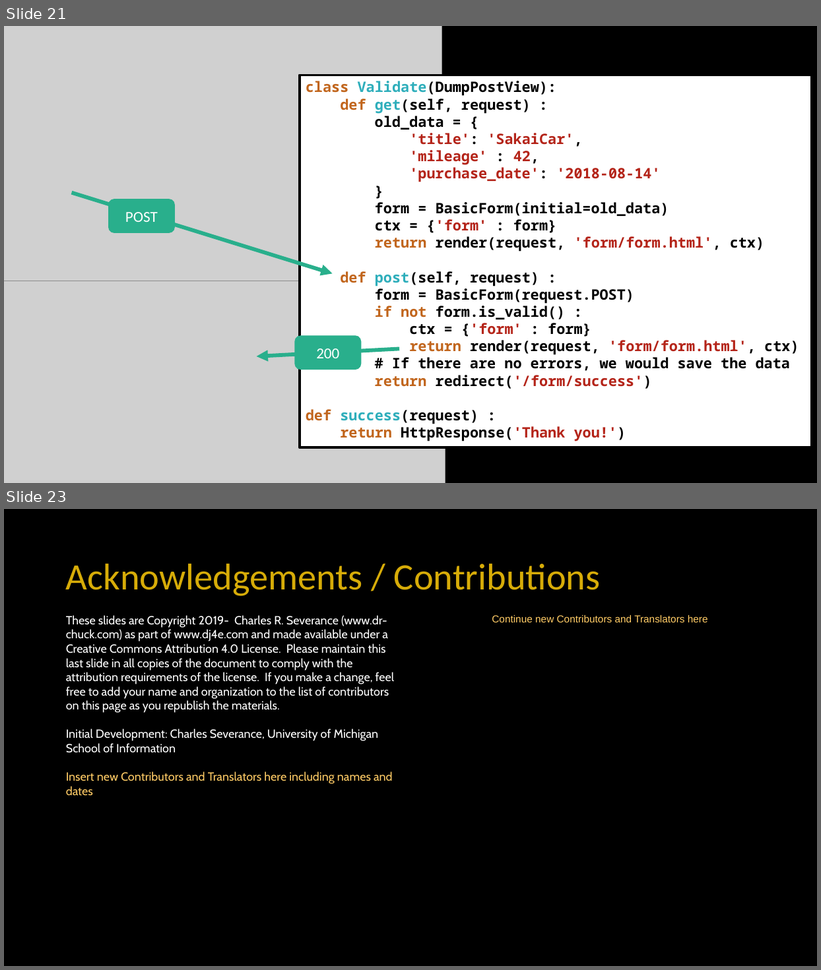
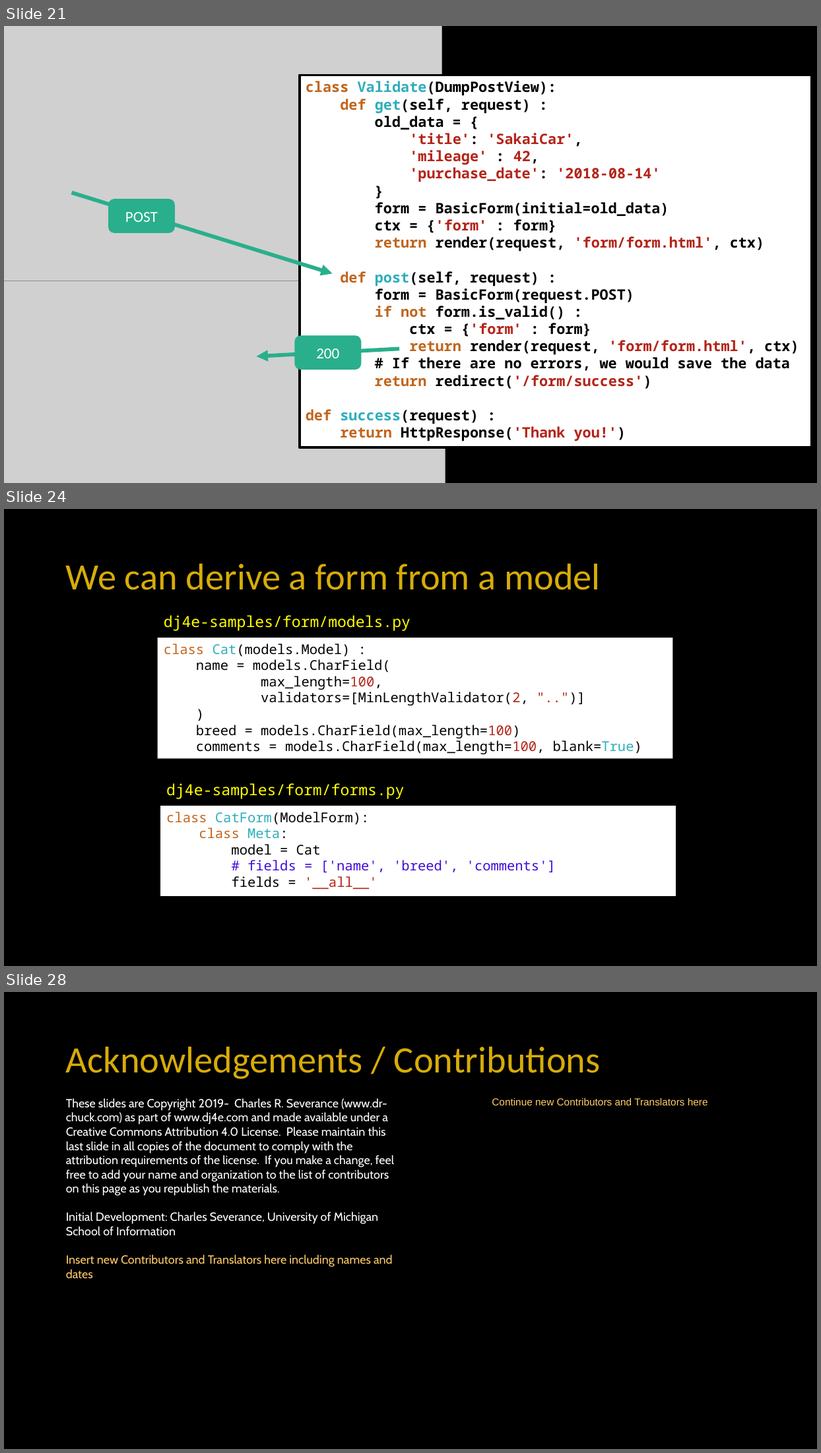
Before and after one commit to csev/dj4e, a slide deck: lectures/DJ-11-Forms-Django.pptx. Shown one above the other, each under a label of ours: slides 21 and 23 before the commit, slides 21, 24 and 28 after it; the slides between them are not shown. The pictures are 821x970 and 821x1453 pixels, drawn with LibreOffice and Linux fonts; fonts in the diff are those of the drawing; grey boxes stand for pictures. Boxes give left, top, right and bottom in pixels: in the first picture for what was removed or moved away, otherwise in the second. Text is boxed around its words. In the diff, an @@ line names an element or a change of style, - is before the commit and + after.

Commit message:
Add slides about ModelForms

```diff
--- a/lectures/DJ-11-Forms-Django.pptx
+++ b/lectures/DJ-11-Forms-Django.pptx
@@ slide 24 added at <box>4,509,817,966</box>, background #000000 @@
@@ title added at <box>66,563,600,590</box>, 44 pt, text #D7AC08 @@
+We can derive a form from a model
@@ text added at <box>164,615,411,631</box>, 18 pt, text #FFFF00 @@
+dj4e-samples/form/models.py
@@ rectangle added at <box>158,638,673,759</box>, fill #FFFFFF, 16 pt, text #000000 @@
+class Cat(models.Model) :
+name = models.CharField(
+max_length=100,
+validators=[MinLengthValidator(2, "..")]
+)
+breed = models.CharField(max_length=100)
+comments = models.CharField(max_length=100, blank=True)
@@ text added at <box>166,784,404,799</box>, 18 pt, text #FFFF00 @@
+dj4e-samples/form/forms.py
@@ rectangle added at <box>161,806,677,896</box>, fill #FFFFFF, 16 pt, text #400BD9 @@
+class CatForm(ModelForm):
+class Meta:
+model = Cat
+# fields = ['name', 'breed', 'comments']
+fields = '__all__'
@@ what was slide 23 is now slide 28 @@
```
Also in this commit, not shown: 1 slide changed, 4 other slides added.
